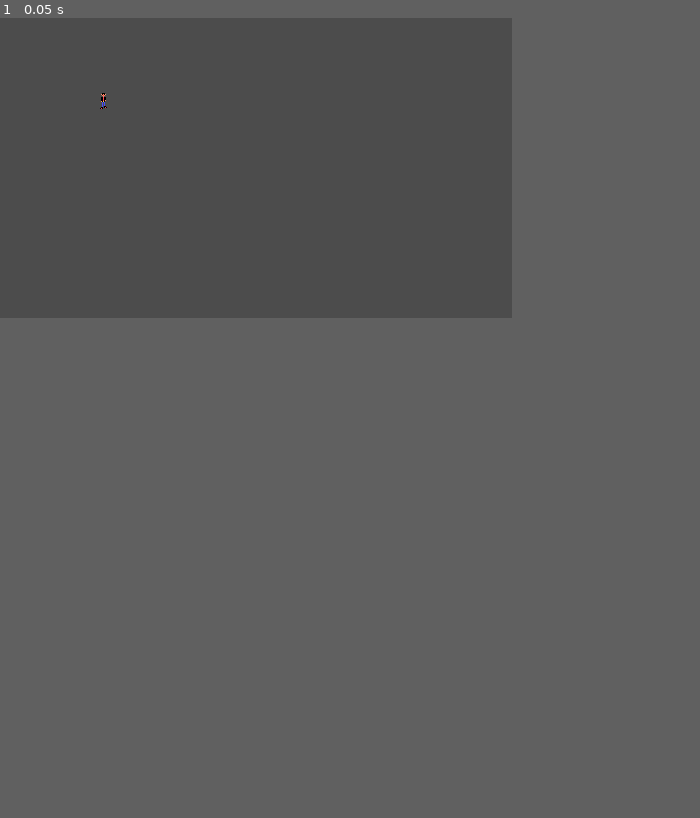
Above: before the commit, frame 1.
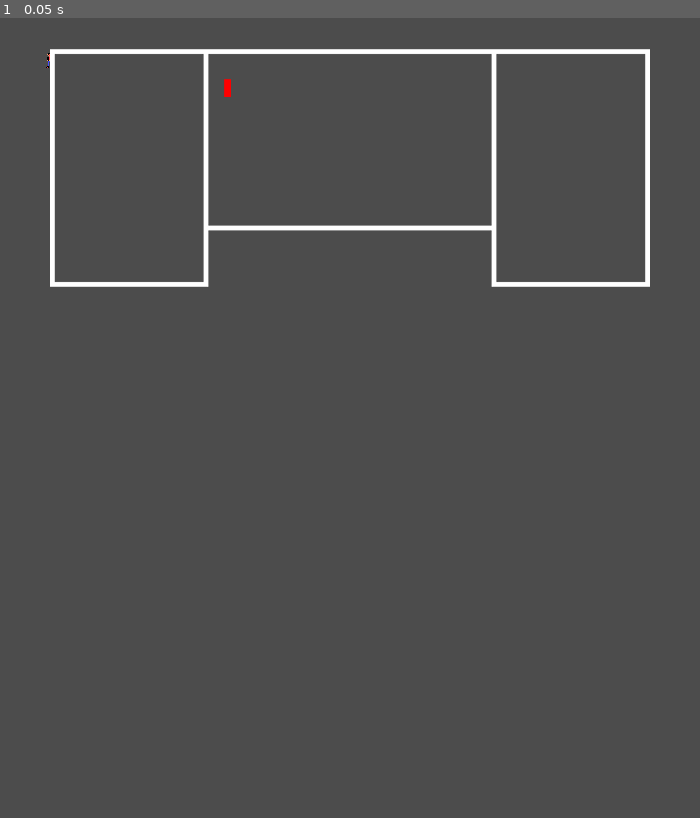
Above: after the commit, the same moment.

Repository: Gagege/albuquerque
Game: Godot game, scene res://Main.tscn
Two runs of this game, one before a commit and one after it. Both use one fixed random seed, a clock stepped at 60 frames per second and the inputs below.
Inputs:
- Up to frame 1 (0.05 s): no input
In our replay, the window is 512x300 before the commit and 700x800 after it. These sizes can differ from the game's own. Grey fills any space a smaller window leaves; there, only what the larger window draws over its background counts as a difference.

The runs differ from the first frame. In frame 1, 2.1% of the frame differs, in the area x 6-93%, y 3-34%.

Commit message:
adding mansion

Diff:
--- /dev/null
+++ b/Main.gd
@@ -0,0 +1,6 @@
+extends Node2D
+
+
+func _unhandled_key_input(event: InputEventKey):
+	if event.pressed and event.scancode == KEY_ESCAPE:
+		get_tree().quit()
--- a/Main.tscn
+++ b/Main.tscn
@@ -1,6 +1,9 @@
-[gd_scene load_steps=17 format=2]
+[gd_scene load_steps=22 format=2]
 
 [ext_resource path="res://mitch.png" type="Texture" id=1]
+[ext_resource path="res://Mitch.gd" type="Script" id=2]
+[ext_resource path="res://Main.gd" type="Script" id=3]
+[ext_resource path="res://mansion.png" type="Texture" id=4]
 
 [sub_resource type="AtlasTexture" id=1]
 atlas = ExtResource( 1 )
@@ -12,51 +15,51 @@
 
 [sub_resource type="AtlasTexture" id=3]
 atlas = ExtResource( 1 )
-region = Rect2( 14, 0, 7, 16 )
+region = Rect2( 42, 16, 7, 16 )
 
 [sub_resource type="AtlasTexture" id=4]
 atlas = ExtResource( 1 )
-region = Rect2( 21, 0, 7, 16 )
+region = Rect2( 49, 16, 7, 16 )
 
 [sub_resource type="AtlasTexture" id=5]
 atlas = ExtResource( 1 )
-region = Rect2( 14, 16, 7, 16 )
+region = Rect2( 0, 16, 7, 16 )
 
 [sub_resource type="AtlasTexture" id=6]
 atlas = ExtResource( 1 )
-region = Rect2( 21, 16, 7, 16 )
+region = Rect2( 7, 16, 7, 16 )
 
 [sub_resource type="AtlasTexture" id=7]
 atlas = ExtResource( 1 )
-region = Rect2( 28, 16, 7, 16 )
+region = Rect2( 14, 16, 7, 16 )
 
 [sub_resource type="AtlasTexture" id=8]
 atlas = ExtResource( 1 )
-region = Rect2( 35, 16, 7, 16 )
+region = Rect2( 21, 16, 7, 16 )
 
 [sub_resource type="AtlasTexture" id=9]
 atlas = ExtResource( 1 )
-region = Rect2( 28, 0, 7, 16 )
+region = Rect2( 28, 16, 7, 16 )
 
 [sub_resource type="AtlasTexture" id=10]
 atlas = ExtResource( 1 )
-region = Rect2( 35, 0, 7, 16 )
+region = Rect2( 35, 16, 7, 16 )
 
 [sub_resource type="AtlasTexture" id=11]
 atlas = ExtResource( 1 )
-region = Rect2( 42, 16, 7, 16 )
+region = Rect2( 28, 0, 7, 16 )
 
 [sub_resource type="AtlasTexture" id=12]
 atlas = ExtResource( 1 )
-region = Rect2( 49, 16, 7, 16 )
+region = Rect2( 35, 0, 7, 16 )
 
 [sub_resource type="AtlasTexture" id=13]
 atlas = ExtResource( 1 )
-region = Rect2( 0, 16, 7, 16 )
+region = Rect2( 14, 0, 7, 16 )
 
 [sub_resource type="AtlasTexture" id=14]
 atlas = ExtResource( 1 )
-region = Rect2( 7, 16, 7, 16 )
+region = Rect2( 21, 0, 7, 16 )
 
 [sub_resource type="SpriteFrames" id=15]
 animations = [ {
@@ -67,35 +70,57 @@
 }, {
 "frames": [ SubResource( 3 ), SubResource( 4 ) ],
 "loop": true,
-"name": "idle_side",
-"speed": 1.0
+"name": "walk_north",
+"speed": 3.0
 }, {
-"frames": [ SubResource( 5 ), SubResource( 6 ), SubResource( 7 ), SubResource( 8 ) ],
+"frames": [ SubResource( 5 ), SubResource( 6 ) ],
+"loop": true,
+"name": "walk_south",
+"speed": 5.0
+}, {
+"frames": [ SubResource( 7 ), SubResource( 8 ), SubResource( 9 ), SubResource( 10 ) ],
 "loop": true,
 "name": "walk_side",
 "speed": 5.0
 }, {
-"frames": [ SubResource( 9 ), SubResource( 10 ) ],
+"frames": [ SubResource( 11 ), SubResource( 12 ) ],
 "loop": true,
 "name": "idle_north",
 "speed": 1.0
 }, {
-"frames": [ SubResource( 11 ), SubResource( 12 ) ],
-"loop": true,
-"name": "walk_north",
-"speed": 3.0
-}, {
 "frames": [ SubResource( 13 ), SubResource( 14 ) ],
 "loop": true,
-"name": "walk_south",
-"speed": 5.0
+"name": "idle_side",
+"speed": 1.0
 } ]
 
-[node name="Node2D" type="Node2D"]
+[sub_resource type="CircleShape2D" id=16]
+radius = 4.52997
 
-[node name="AnimatedSprite" type="AnimatedSprite" parent="."]
-position = Vector2( 100, 75 )
+[sub_resource type="RectangleShape2D" id=17]
+
+[node name="Main" type="Node2D"]
+script = ExtResource( 3 )
+
+[node name="KinematicBody2D" type="KinematicBody2D" parent="."]
+position = Vector2( 50, 50 )
+script = ExtResource( 2 )
+
+[node name="AnimatedSprite" type="AnimatedSprite" parent="KinematicBody2D"]
 frames = SubResource( 15 )
-animation = "walk_south"
+animation = "idle_south"
+frame = 1
 playing = true
-centered = false
+offset = Vector2( 0, -8 )
+
+[node name="CollisionShape2D" type="CollisionShape2D" parent="KinematicBody2D"]
+shape = SubResource( 16 )
+
+[node name="StaticBody2D" type="StaticBody2D" parent="."]
+position = Vector2( 350, 150 )
+
+[node name="CollisionShape2D" type="CollisionShape2D" parent="StaticBody2D"]
+shape = SubResource( 17 )
+
+[node name="Sprite" type="Sprite" parent="StaticBody2D"]
+texture = ExtResource( 4 )
--- /dev/null
+++ b/Mitch.gd
@@ -0,0 +1,43 @@
+extends KinematicBody2D
+
+const SPEED := 20
+
+func get_velocity() -> Vector2:
+	# Detect up/down/left/right keystate and only move when pressed.
+	var velocity = Vector2()
+	if Input.is_key_pressed(KEY_RIGHT):
+		velocity.x += 1
+	if Input.is_key_pressed(KEY_LEFT):
+		velocity.x -= 1
+	if Input.is_key_pressed(KEY_DOWN):
+		velocity.y += 1
+	if Input.is_key_pressed(KEY_UP):
+		velocity.y -= 1
+	velocity = velocity.normalized() * SPEED
+	return velocity
+
+
+func animate(velocity: Vector2):
+		if velocity.x > 0:
+			$AnimatedSprite.flip_h = false
+			$AnimatedSprite.play("walk_side")
+		if velocity.x < 0:
+			$AnimatedSprite.flip_h = true
+			$AnimatedSprite.play("walk_side")
+		if velocity.y > 0:
+			$AnimatedSprite.play("walk_south")
+		if velocity.y < 0:
+			$AnimatedSprite.play("walk_north")
+		if velocity == Vector2.ZERO:
+			if $AnimatedSprite.animation == "walk_south":
+				$AnimatedSprite.play("idle_south")
+			if $AnimatedSprite.animation == "walk_north":
+				$AnimatedSprite.play("idle_north")
+			if $AnimatedSprite.animation == "walk_side":
+				$AnimatedSprite.play("idle_side")
+
+
+func _physics_process(delta):
+	var velocity = get_velocity()
+	move_and_collide(velocity * delta)
+	animate(velocity)
--- a/project.godot
+++ b/project.godot
@@ -21,8 +21,8 @@
 
 [display]
 
-window/size/width=512
-window/size/height=300
+window/size/width=700
+window/size/height=800
 window/stretch/mode="2d"
 window/stretch/aspect="keep"
 
Binary file added: mansion.png
Not shown, added: mansion.png.import
Not shown, added: to_import/mansion.xcf
